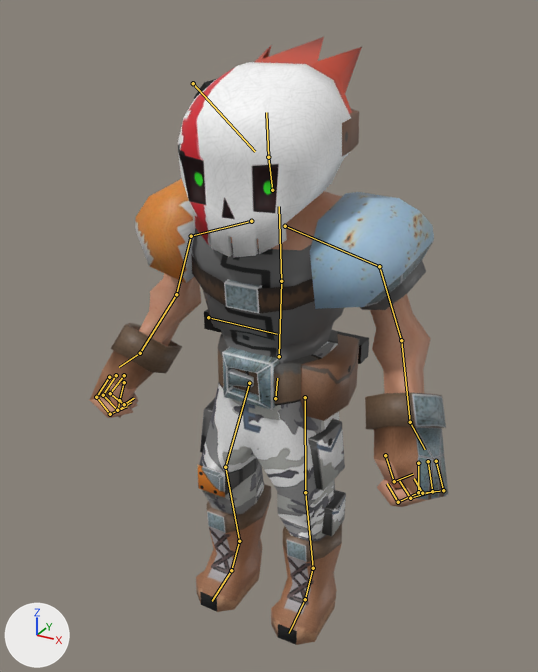
An edit to the Blender file Workshop/animations/vochap_idle.blend, drawn before and after from the same camera.
The view is the same before and after, from a 50 mm camera at (11.5, -20.9, 22.2) aimed at (-0.4, 0.8, 11.4). The lights are fixed; the arrows at lower left show +X, +Y and +Z. Both versions are drawn at frame 16 of the action 'vochap_metarigAction'; the numbers are the values there. The bones that bend it are drawn over the model as lines.

The first picture shows 'vochap_mesh'.
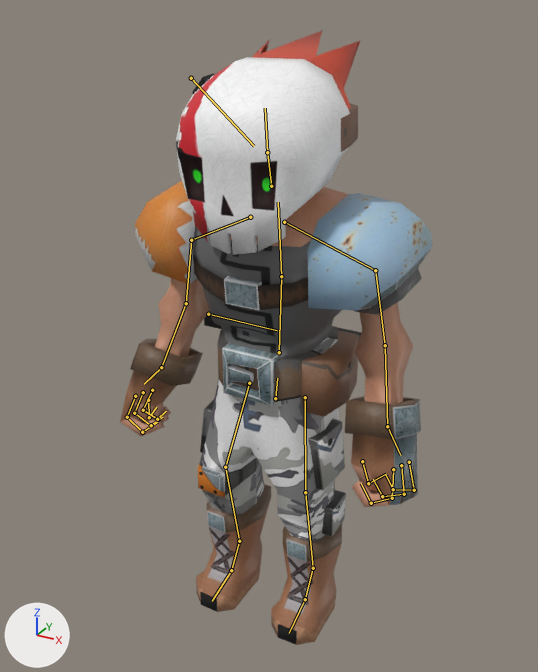
The change in detail:
Bone 'spine' (bone_spine) moves from (0.0, -0.016, -0.001) to (0.0, 0.0, 0.0).
Bone 'chest' (bone_chest) turns from (5, 0, 0) to (6, 0, 0) degrees about its own x, y and z.
Bone 'shoulder.L' (bone_shoulder_l) turns from (0, 0, 0) to (-5, 0, 0) degrees about its own x, y and z.
Bone 'upper_arm.L' (bone_upper_arm_l) turns from (0, 0, -20) to (0, 0, -25) degrees about its own x, y and z.
Bone 'forearm.L' (bone_forearm_l) turns from (30, 0, 0) to (20, 0, 0) degrees about its own x, y and z.
Bone 'shoulder.R' (bone_shoulder_r) turns from (0, 0, 0) to (-5, 0, 0) degrees about its own x, y and z.
Bone 'upper_arm.R' (bone_upper_arm_r) turns from (0, 0, 20) to (0, 0, 25) degrees about its own x, y and z.
Bone 'forearm.R' (bone_forearm_r) turns from (30, 0, 0) to (20, 0, 0) degrees about its own x, y and z.

Pixel boxes (x1, y1, x2, y2) of what changed, in the pictures (538 x 672 px):
'vochap_mesh', posed (13% narrower)
    before: (90, 37, 449, 645)
    after: (120, 31, 432, 645)
bone 'spine', root to tip
    before: (279, 356) to (281, 281)
    after: (279, 352) to (281, 276)
bone 'chest', root to tip
    before: (281, 281) to (279, 206)
    after: (281, 276) to (278, 202)
bone 'shoulder.L', root to tip
    before: (285, 226) to (379, 266)
    after: (284, 222) to (375, 270)
bone 'upper_arm.L', root to tip
    before: (379, 266) to (401, 340)
    after: (375, 270) to (385, 345)
bone 'forearm.L', root to tip
    before: (401, 340) to (410, 422)
    after: (385, 345) to (387, 426)
bone 'shoulder.R', root to tip
    before: (251, 221) to (191, 236)
    after: (250, 217) to (191, 240)
bone 'upper_arm.R', root to tip
    before: (191, 236) to (176, 294)
    after: (191, 240) to (186, 303)
bone 'forearm.R', root to tip
    before: (176, 294) to (140, 353)
    after: (186, 303) to (161, 367)
